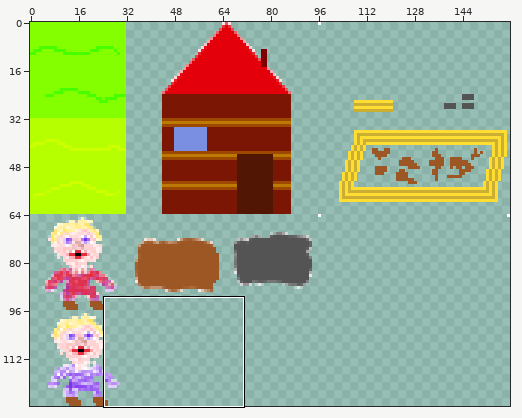
A sprite sheet gets an edit: core/assets/TestMapSet6.png. Above: a wide view before the commit, with the close-up outlined.
Close-up. As it was:
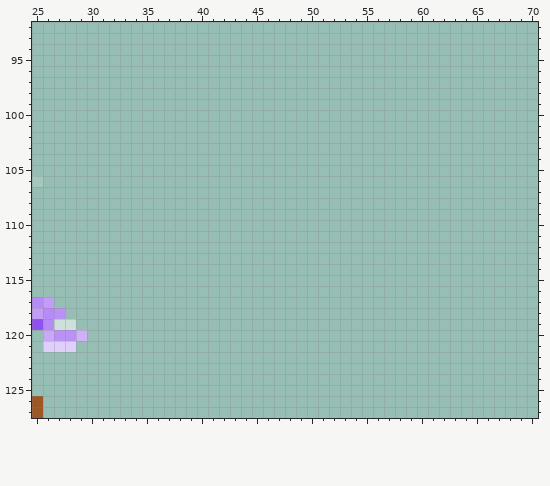
The file is 160x128 pixels. Colours within 5 levels of each other are drawn and written as one. Shown: x 25..70, y 92..127.
The same view after the edit:
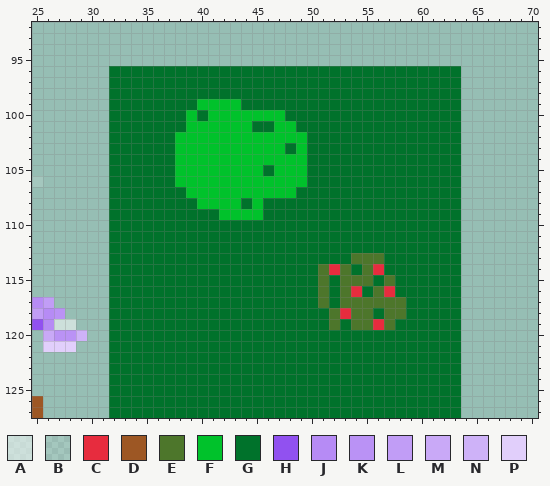
Palette (. is transparent): A #fefefe88  B #ffffff22  C #e72c3e  D #9d5724  E #4d762b  F #00c22b  G #00722b  H #9151f0  J #b68bf5  K #ba92f5  L #c19df6  M #c9a9f7  N #ceb2f8  P #e1cffb
From old to new:
@@ x 25..70 @@
  95 ..............................................
- 96 ..............................................
- 97 ..............................................
- 98 ..............................................
- 99 ..............................................
-100 ..............................................
-101 ..............................................
-102 ..............................................
-103 ..............................................
-104 ..............................................
-105 ..............................................
-106 B.............................................
-107 ..............................................
-108 ..............................................
-109 ..............................................
-110 ..............................................
-111 ..............................................
-112 ..............................................
-113 ..............................................
-114 ..............................................
-115 ..............................................
-116 ..............................................
-117 JL............................................
-118 LJK...........................................
-119 HJAA..........................................
-120 .MKKN.........................................
-121 .PPP..........................................
-122 ..............................................
-123 ..............................................
-124 ..............................................
-125 ..............................................
-126 D.............................................
-127 D.............................................
+ 96 .......GGGGGGGGGGGGGGGGGGGGGGGGGGGGGGGG.......
+ 97 .......GGGGGGGGGGGGGGGGGGGGGGGGGGGGGGGG.......
+ 98 .......GGGGGGGGGGGGGGGGGGGGGGGGGGGGGGGG.......
+ 99 .......GGGGGGGGFFFFGGGGGGGGGGGGGGGGGGGG.......
+100 .......GGGGGGGFGFFFFFFFGGGGGGGGGGGGGGGG.......
+101 .......GGGGGGGFFFFFFGGFFGGGGGGGGGGGGGGG.......
+102 .......GGGGGGFFFFFFFFFFFFGGGGGGGGGGGGGG.......
+103 .......GGGGGGFFFFFFFFFFGFGGGGGGGGGGGGGG.......
+104 .......GGGGGGFFFFFFFFFFFFGGGGGGGGGGGGGG.......
+105 .......GGGGGGFFFFFFFFGFFFGGGGGGGGGGGGGG.......
+106 B......GGGGGGFFFFFFFFFFFFGGGGGGGGGGGGGG.......
+107 .......GGGGGGGFFFFFFFFFFGGGGGGGGGGGGGGG.......
+108 .......GGGGGGGGFFFFGFGGGGGGGGGGGGGGGGGG.......
+109 .......GGGGGGGGGGFFFFGGGGGGGGGGGGGGGGGG.......
+110 .......GGGGGGGGGGGGGGGGGGGGGGGGGGGGGGGG.......
+111 .......GGGGGGGGGGGGGGGGGGGGGGGGGGGGGGGG.......
+112 .......GGGGGGGGGGGGGGGGGGGGGGGGGGGGGGGG.......
+113 .......GGGGGGGGGGGGGGGGGGGGGGEEEGGGGGGG.......
+114 .......GGGGGGGGGGGGGGGGGGGECEGECGGGGGGG.......
+115 .......GGGGGGGGGGGGGGGGGGGEGEEEGEGGGGGG.......
+116 .......GGGGGGGGGGGGGGGGGGGEGECGECGGGGGG.......
+117 JL.....GGGGGGGGGGGGGGGGGGGEGEEEEEEGGGGG.......
+118 LJK....GGGGGGGGGGGGGGGGGGGGECEEGEEGGGGG.......
+119 HJAA...GGGGGGGGGGGGGGGGGGGGEGEECEGGGGGG.......
+120 .MKKN..GGGGGGGGGGGGGGGGGGGGGGGGGGGGGGGG.......
+121 .PPP...GGGGGGGGGGGGGGGGGGGGGGGGGGGGGGGG.......
+122 .......GGGGGGGGGGGGGGGGGGGGGGGGGGGGGGGG.......
+123 .......GGGGGGGGGGGGGGGGGGGGGGGGGGGGGGGG.......
+124 .......GGGGGGGGGGGGGGGGGGGGGGGGGGGGGGGG.......
+125 .......GGGGGGGGGGGGGGGGGGGGGGGGGGGGGGGG.......
+126 D......GGGGGGGGGGGGGGGGGGGGGGGGGGGGGGGG.......
+127 D......GGGGGGGGGGGGGGGGGGGGGGGGGGGGGGGG.......
